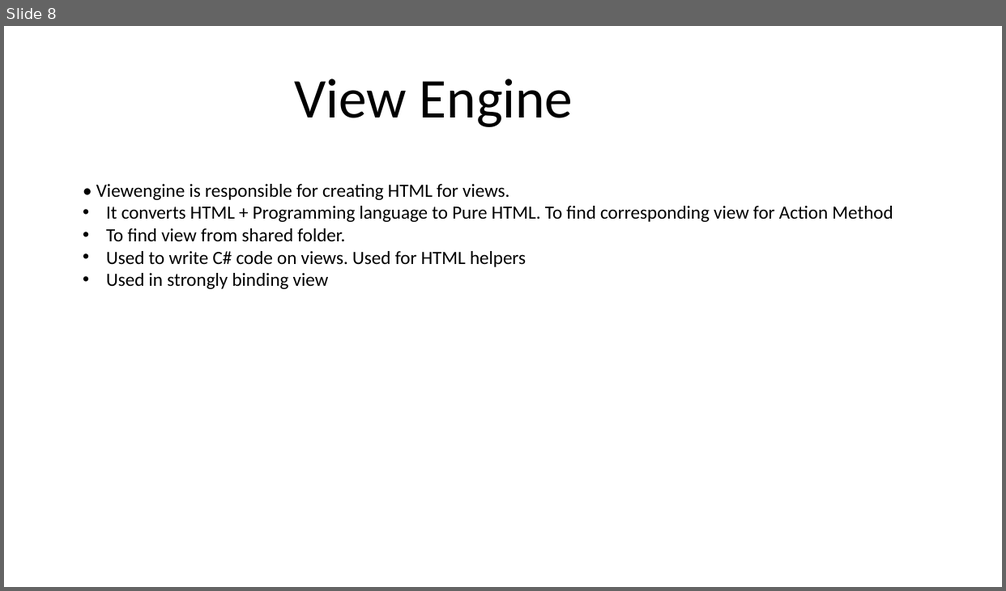
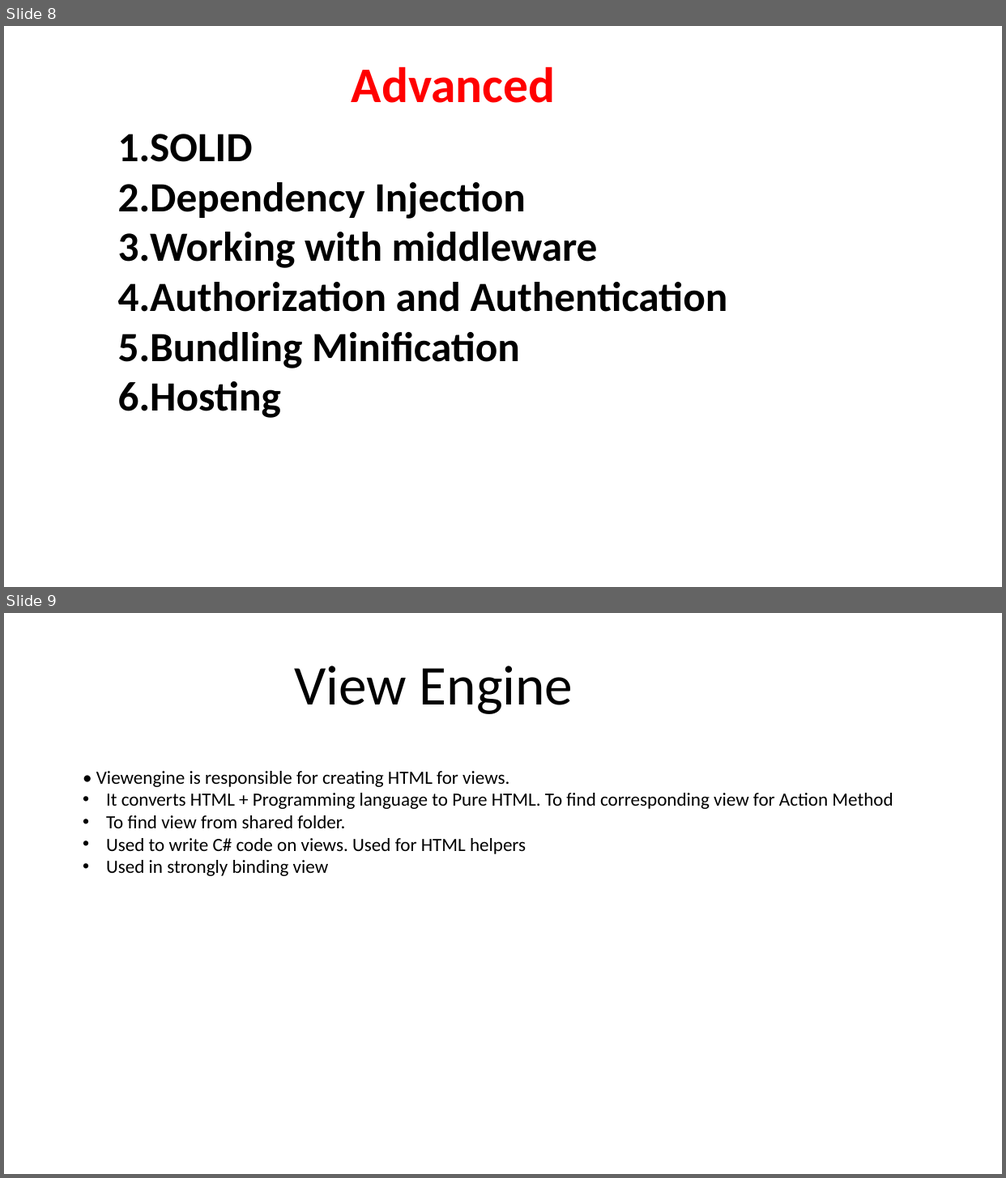
Before and after one commit to NareshESSPL/DotNetTraining, a slide deck: Documents/MVC.pptm. Shown one above the other, each under a label of ours: slide 8 before the commit, slides 8 and 9 after it. The pictures are 1006x591 and 1006x1178 pixels, drawn with LibreOffice and Linux fonts; fonts in the diff are those of the drawing. Boxes give left, top, right and bottom in pixels: in the first picture for what was removed or moved away, otherwise in the second. Text is boxed around its words. In the diff, an @@ line names an element or a change of style, - is before the commit and + after.

```diff
--- a/Documents/MVC.pptm
+++ b/Documents/MVC.pptm
@@ slide 8 added at (4,26,1002,587), background #FFFFFF @@
@@ text added at (351,66,556,103), 48 pt, text #FF0000, bold @@
+Advanced
@@ text added at (118,134,728,418), 40 pt, text #000000, bold @@
+1. SOLID
+2. Dependency Injection
+3. Working with middleware
+4. Authorization and Authentication
+5. Bundling Minification
+6. Hosting
@@ what was slide 8 is now slide 9 @@
```
Also in this commit, not shown: 5 slides changed, 2 other slides added, 2 slides removed, 33 other files.
